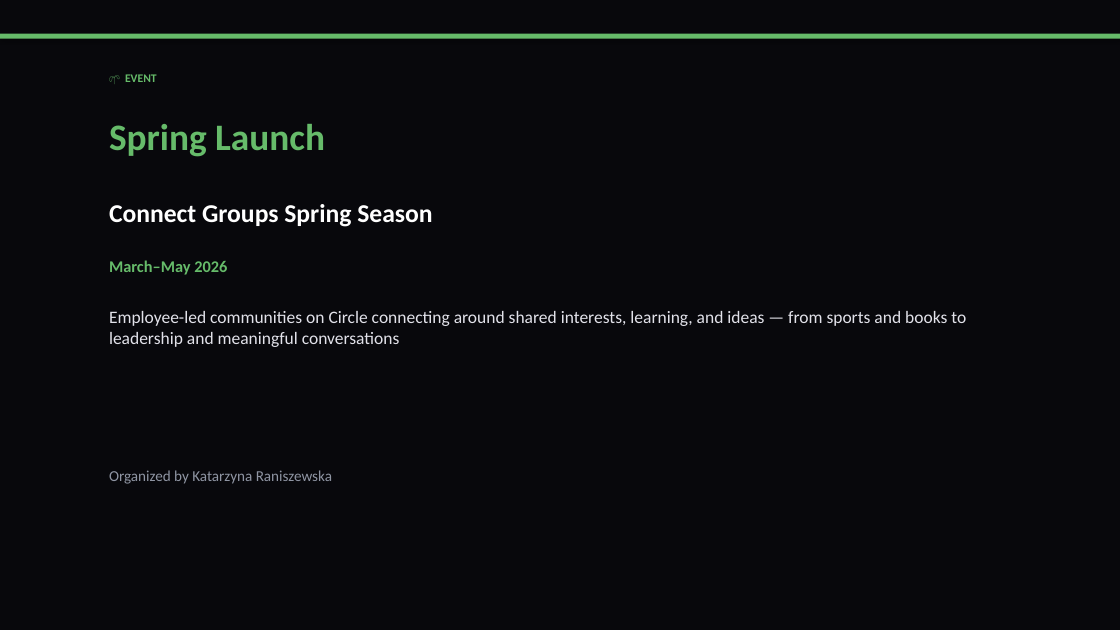
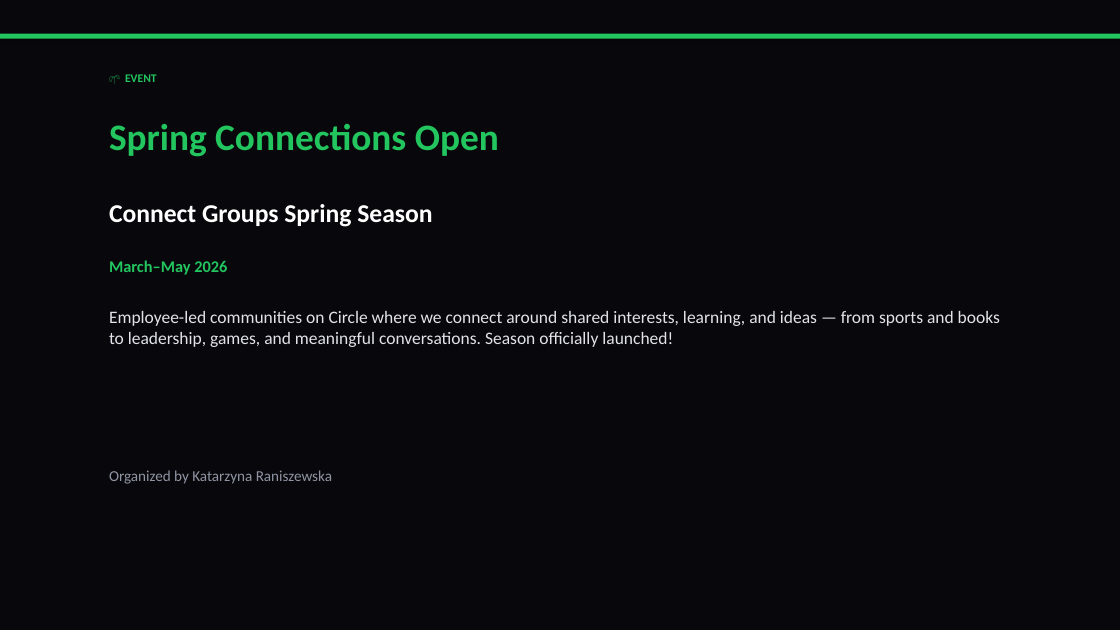
Before and after one commit to liliyagarifullina-maker/appodeal-pulse, a slide deck: slide 3 of data/archive/pulse_2026-03-14.pptx (slide 11 before the commit). Drawn at 1120x630 pixels with LibreOffice and Linux fonts; fonts in the diff are those of the drawing. Boxes give left, top, right and bottom in pixels: in the first picture for what was removed or moved away, otherwise in the second. Text is boxed around its words. In the diff, an @@ line names an element or a change of style, - is before the commit and + after.

```diff
--- a/data/archive/pulse_2026-03-14.pptx
+++ b/data/archive/pulse_2026-03-14.pptx
@@ rectangle at bbox=[0, 34, 1120, 39]: fill #66BB6A to #22C55E @@
@@ text "🌱 EVENT" at bbox=[125, 74, 157, 82]: text colour #66BB6A to #22C55E @@
@@ text at bbox=[109, 124, 499, 157]: text changed; text colour #66BB6A to #22C55E @@
-Spring Launch
+Spring Connections Open
@@ text "March–May 2026" at bbox=[109, 260, 227, 275]: text colour #66BB6A to #22C55E @@
@@ text at bbox=[109, 311, 1000, 347]: text changed @@
-Employee-led communities on Circle connecting around shared interests, learning, and ideas — from sports and books to leadership and meaningful conversations
+Employee-led communities on Circle where we connect around shared interests, learning, and ideas — from sports and books to leadership, games, and meaningful conversations. Season officially launched!
```
Also in this commit, not shown: 13 other slides changed, 5 slides added, 3 slides removed, 2 other files.
